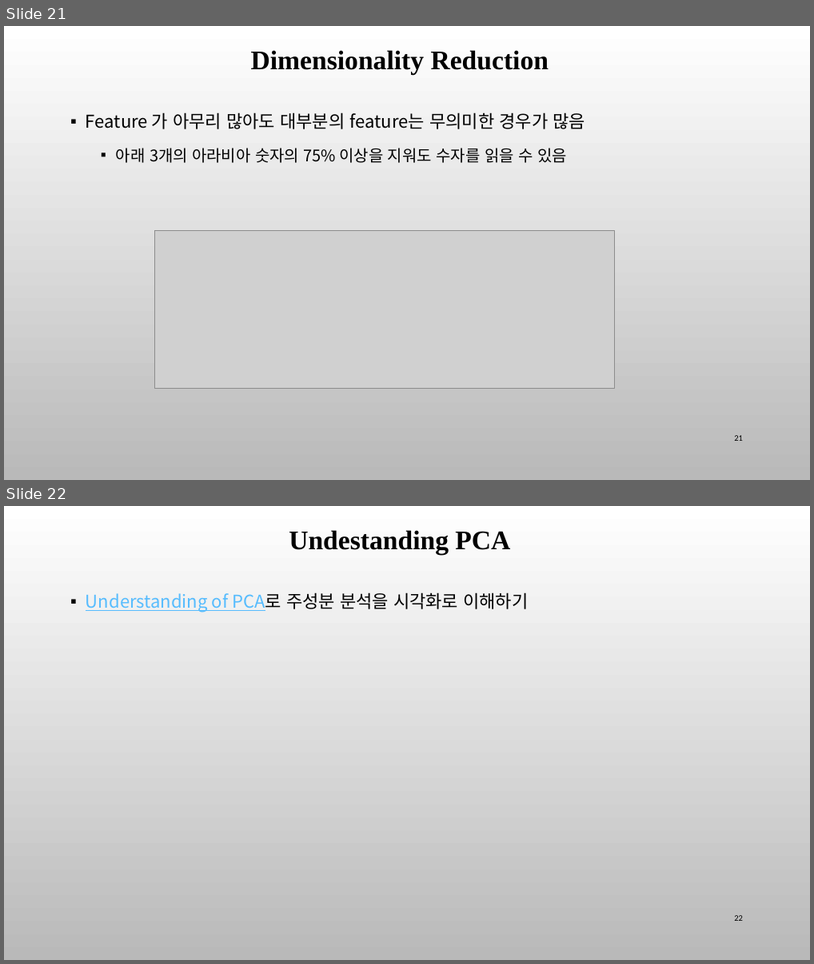
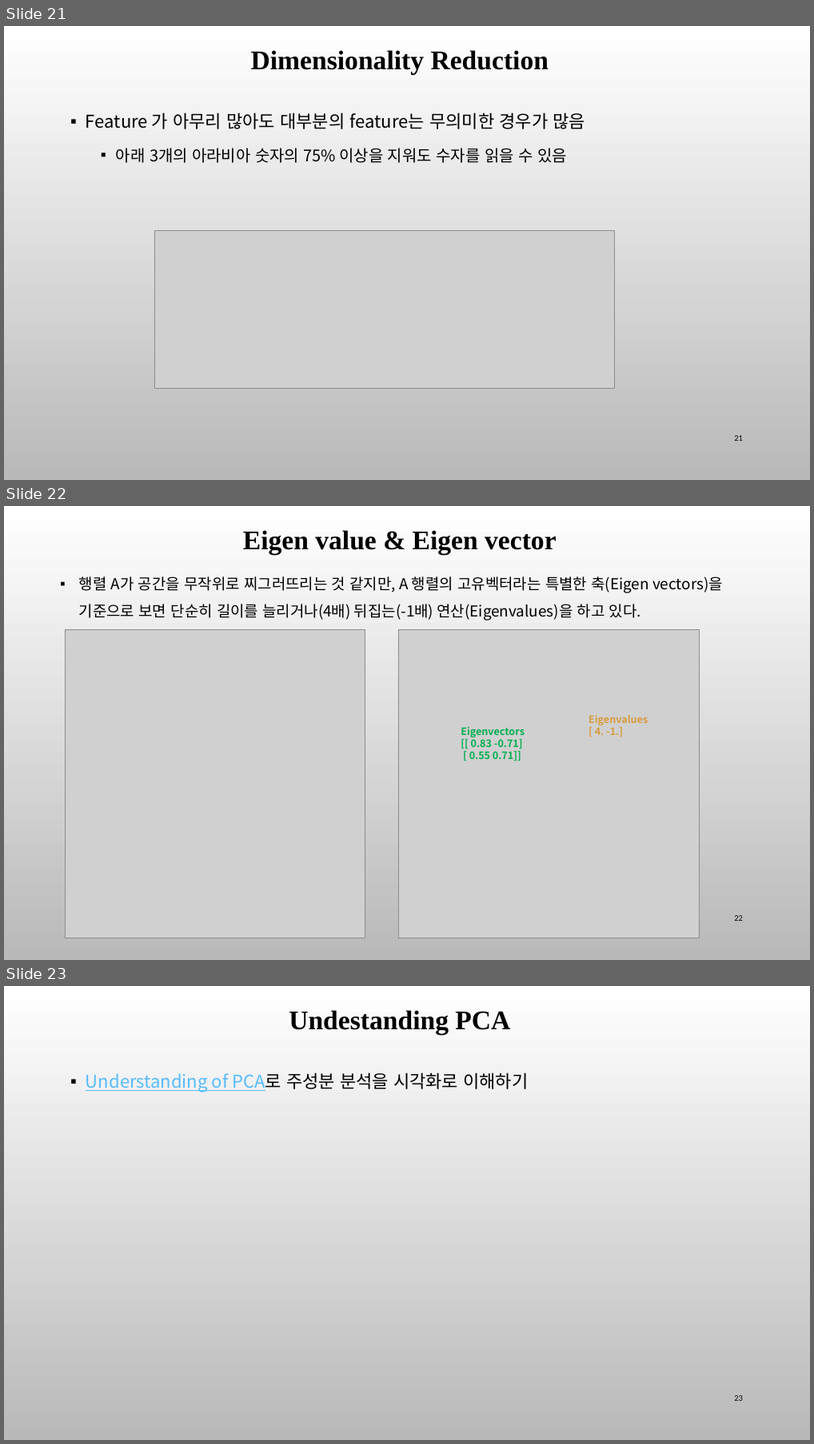
Before and after one commit to ancestor9/mathematics-for-machine-learning, a slide deck: w5_PCA_linear_transformation.pptx. Shown one above the other, each under a label of ours: slides 21 and 22 before the commit, slides 21, 22 and 23 after it. The pictures are 814x964 and 814x1444 pixels, drawn with LibreOffice and Linux fonts; fonts in the diff are those of the drawing; grey boxes stand for pictures; background and template pictures are left out. Boxes give left, top, right and bottom in pixels: in the first picture for what was removed or moved away, otherwise in the second. Text is boxed around its words. In the diff, an @@ line names an element or a change of style, - is before the commit and + after.

```diff
--- a/w5_PCA_linear_transformation.pptx
+++ b/w5_PCA_linear_transformation.pptx
@@ slide 22 added at (x1=4, y1=506, x2=810, y2=960), background picture (left out) @@
@@ text added at (x1=243, y1=530, x2=556, y2=554), 32 pt, text #000000, bold @@
+Eigen value & Eigen vector
@@ text added at (x1=79, y1=576, x2=723, y2=620), 18 pt, text #000000 @@
+▪ 행렬 A가 공간을 무작위로 찌그러뜨리는 것 같지만, A 행렬의 고유벡터라는 특별한 축(Eigen vectors)을 기준으로 보면 단순히 길이를 늘리거나(4배) 뒤집는(-1배) 연산(Eigenvalues)을 하고 있다.
@@ picture added at (x1=65, y1=629, x2=365, y2=938) @@
@@ picture added at (x1=398, y1=629, x2=700, y2=938) @@
@@ text added at (x1=589, y1=715, x2=648, y2=736), 12 pt, text #D99C3F, bold @@
+Eigenvalues
+[ 4. -1.]
@@ text added at (x1=461, y1=727, x2=525, y2=760), 12 pt, text #00B050, bold @@
+Eigenvectors
+[[ 0.83 -0.71]
+[ 0.55 0.71]]
@@ page number added at (x1=734, y1=915, x2=743, y2=920), 10 pt, text #000000 @@
+22
@@ what was slide 22 is now slide 23 @@
@@ page number at (x1=734, y1=1395, x2=743, y2=1400): text changed @@
-22
+23
```
